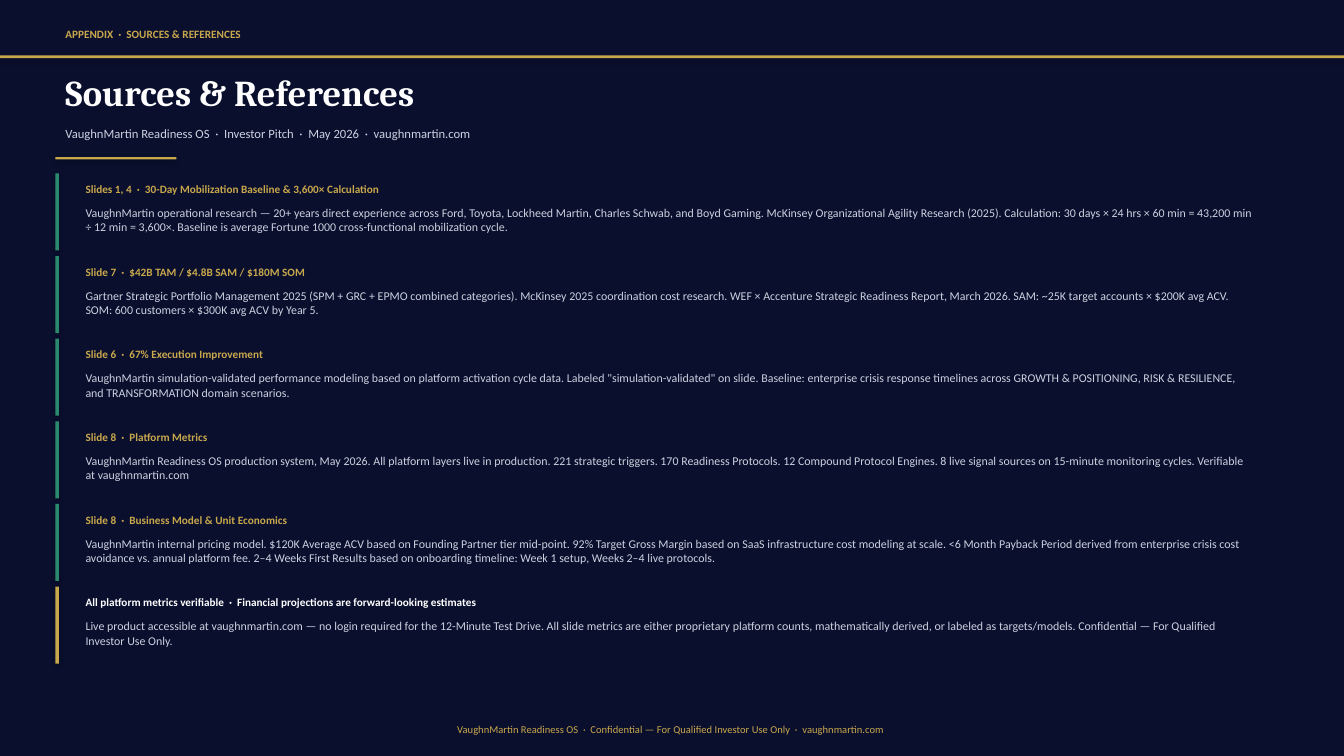
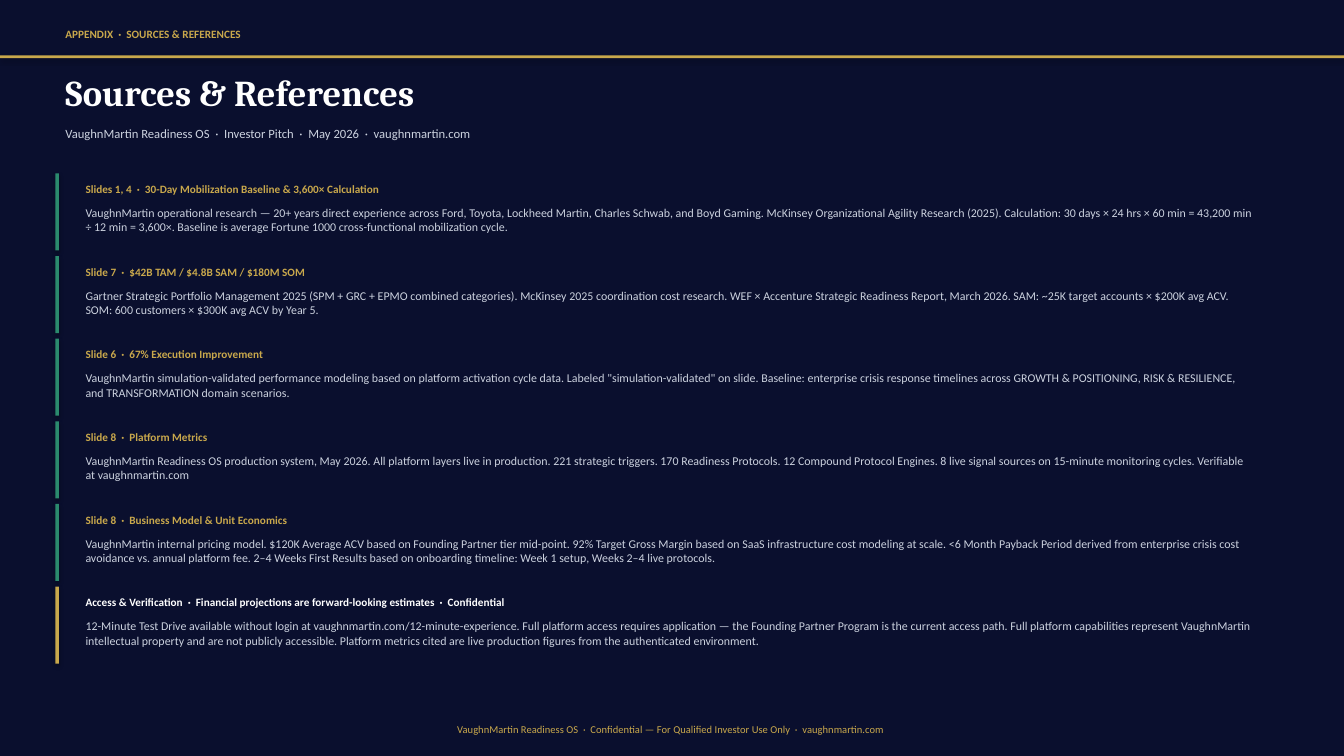
Before and after one commit to mbrunke18/CodePlatform1, a slide deck: slide 14 of attached_assets/VaughnMartin-4min-Pitch.pptx. Drawn at 1344x756 pixels with LibreOffice and Linux fonts; fonts in the diff are those of the drawing; background and template pictures are left out. Boxes give left, top, right and bottom in pixels: in the first picture for what was removed or moved away, otherwise in the second. Text is boxed around its words. In the diff, an @@ line names an element or a change of style, - is before the commit and + after.

```diff
--- a/attached_assets/VaughnMartin-4min-Pitch.pptx
+++ b/attached_assets/VaughnMartin-4min-Pitch.pptx
@@ rectangle removed at <box>55,157,176,159</box> @@
@@ text at <box>86,598,505,608</box>: text changed @@
-All platform metrics verifiable · Financial projections are forward-looking estimates
+Access & Verification · Financial projections are forward-looking estimates · Confidential
@@ text at <box>86,621,1250,647</box>: text changed @@
-Live product accessible at vaughnmartin.com — no login required for the 12-Minute Test Drive. All slide metrics are either proprietary platform counts, mathematically derived, or labeled as targets/models. Confidential — For Qualified Investor Use Only.
+12-Minute Test Drive available without login at vaughnmartin.com/12-minute-experience. Full platform access requires application — the Founding Partner Program is the current access path. Full platform capabilities represent VaughnMartin intellectual property and are not publicly accessible. Platform metrics cited are live production figures from the authenticated environment.
```
Also in this commit, not shown: 1 other file.
